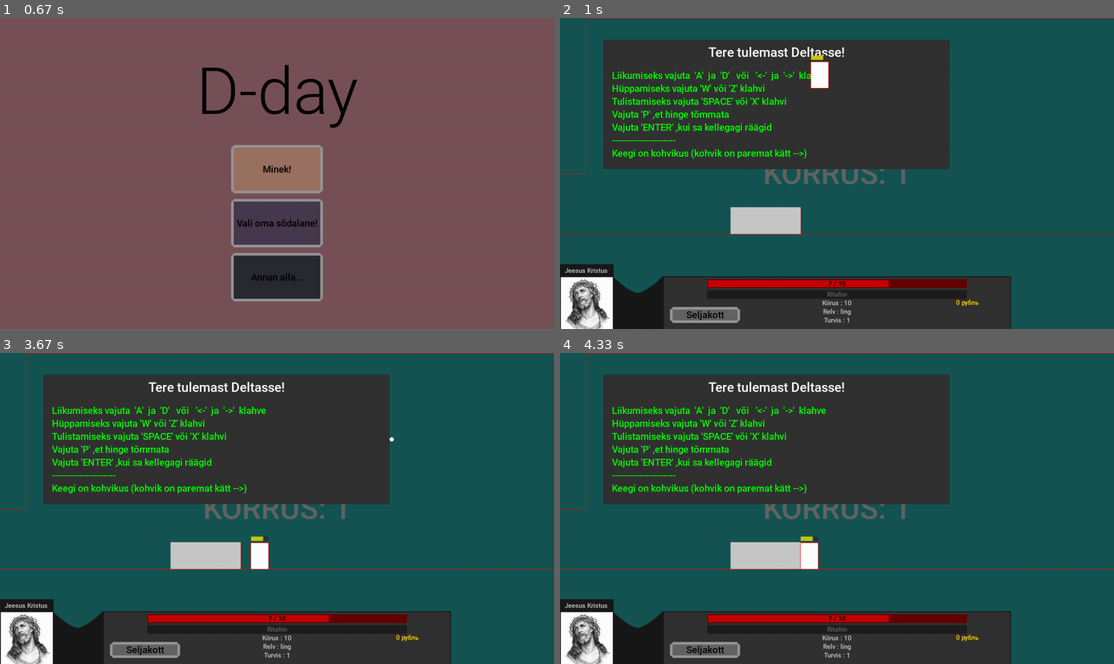
Above: before the commit, frames 1-4 (two rows, left to right).
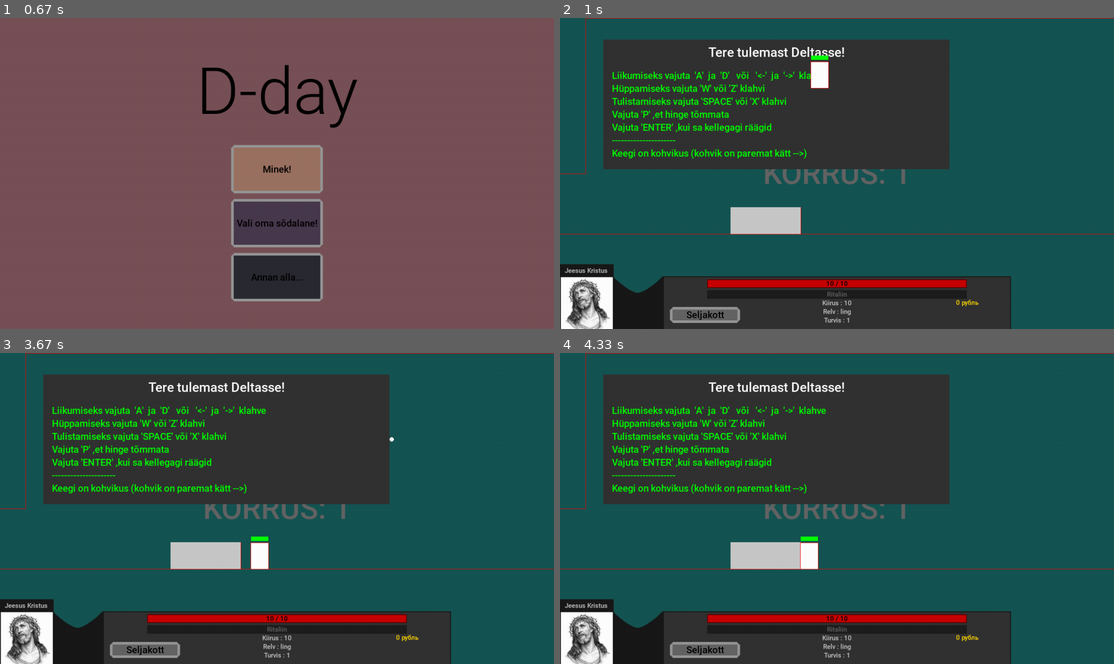
Above: after the commit, the same moments.

Repository: KarupoegPuhh/2020-projekt
Game: pygame game, started from MAIN.py
Same seed, same stepped clock (60 frames per second), same inputs: the game is played once before the commit and once after it.
Inputs (mouse positions are in pixels of both pictures, inside the frame that each line leads up to):
- Up to frame 1 (0.67 s): no input
- Up to frame 2 (1 s): click (814, 185) at 0.88 s
- Up to frame 3 (3.67 s): tap Space at 1.17 s; click "Seljakott" at 1.55 s; click "Ling" at 1.88 s; tap Enter at 2.17 s; click "Seljakott" at 2.55 s; click "Jätkan!" at 3.38 s
- Up to frame 4 (4.33 s): hold Left 3.67-4.2 s

Frame 1 is identical in both runs. In frame 2, 0.4% of the frame differs, in the area x 45-74%, y 12-87%; in frame 3, 0.4%, in the area x 45-74%, y 58-87%; in frame 4, 0.4%.

Commit message:
10 elu kui respawn

Diff:
--- a/maailm.py
+++ b/maailm.py
@@ -214,7 +214,7 @@
         Tom.laes = False
         Tom.initial_vh = 10.5
         Tom.vh = 0 #hüppe vel
-        Tom.health = 7
+        Tom.health = 10
         Tom.kb = 0 #knockback 1-paremale -1-vasakule 0-false
         Tom.kontr = True #kas saab kontrollida
         Tom.elus = True
